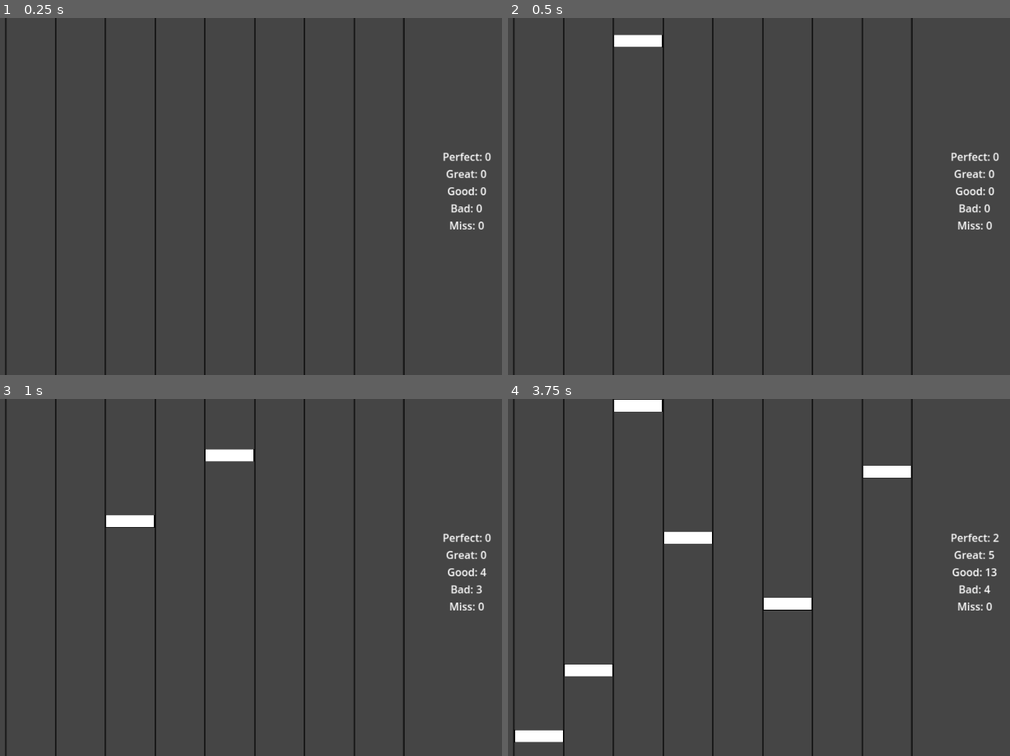
Above: before the commit, frames 1-4 (two rows, left to right).
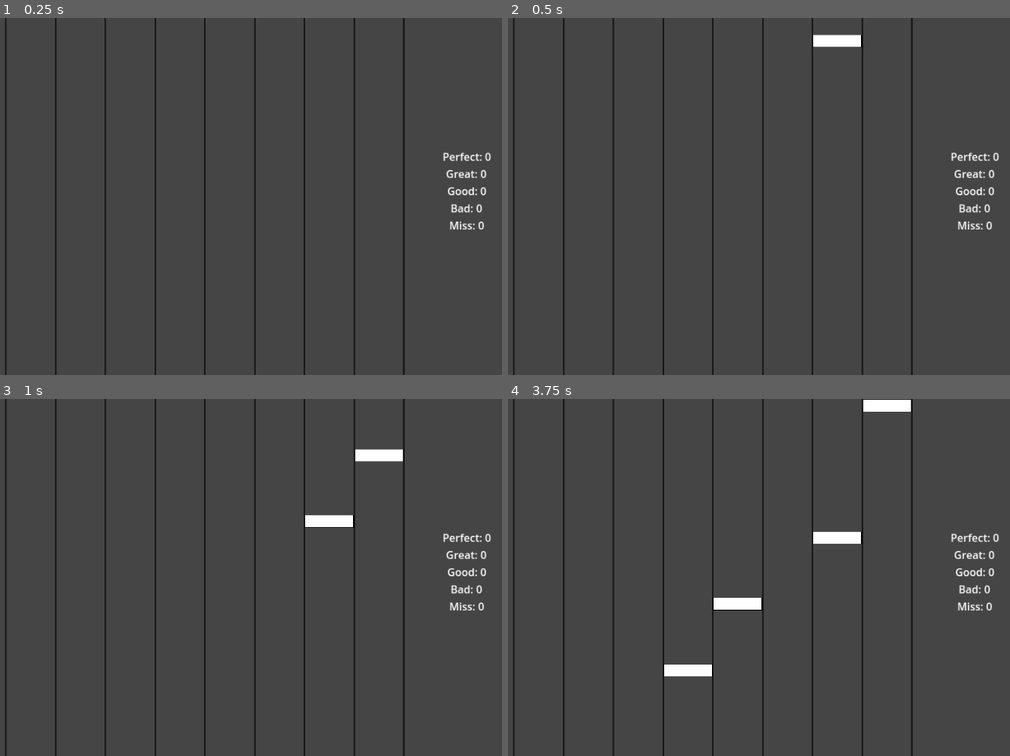
Above: after the commit, the same moments.

Repository: jareeeeeeeeeeeeeee/rhythm-game
Game: Godot game, scene res://node_2d.tscn
The game is run twice, just before and just after one commit, with the same random seed, the same clock (stepped at 60 frames per second) and the same inputs.
Inputs:
- Up to frame 1 (0.25 s): no input
- Up to frame 2 (0.5 s): no input
- Up to frame 3 (1 s): hold D from 0.53 s (still down); hold F from 0.53 s (still down); tap H at 0.8 s
- Up to frame 4 (3.75 s): release D at 1.28 s; release F at 1.28 s; hold S 1.28-2.03 s; tap H at 1.35 s; tap J at 1.55 s; hold J 2.03-2.78 s; hold D 2.03-3.53 s; tap K at 2.3, 2.85 s; tap L at 3.05 s; hold A from 3.53 s (still down); hold L from 3.53 s (still down)

Frame 1 is identical in both runs. In frame 2, 0.7% of the frame differs, in the area x 21-71%, y 4-9%; in frame 3, 1.4%; in frame 4, 3.6%, in the area x 1-98%, y 0-97%.

Commit message:
notes are hittable and print times

Diff:
--- a/label.gd
+++ b/label.gd
@@ -4,15 +4,3 @@
 
 func _process(delta: float):
 	text = "Perfect: " + str(notes["perfect"]) + "\nGreat: " + str(notes["great"]) + "\nGood: " + str(notes["good"]) + "\nBad: " + str(notes["bad"]) + "\nMiss: " + str(notes["miss"])
-
-func _input(ev):
-	if Input.is_key_pressed(KEY_A) and not ev.echo:
-		notes["perfect"] += 1
-	if Input.is_key_pressed(KEY_S) and not ev.echo:
-		notes["great"] += 1
-	if Input.is_key_pressed(KEY_D) and not ev.echo:
-		notes["good"] += 1
-	if Input.is_key_pressed(KEY_F) and not ev.echo:
-		notes["bad"] += 1
-	if Input.is_key_pressed(KEY_G) and not ev.echo:
-		notes["miss"] += 1
--- a/node_2d.gd
+++ b/node_2d.gd
@@ -9,5 +9,38 @@
 	if timer == 0:
 		timer = 20
 		var note = note_preload.instantiate()
+		add_child(note)
 
-		add_child(note)
+func _input(ev):
+	if Input.is_key_pressed(KEY_A) and not ev.echo and get_tree().get_nodes_in_group("0"):
+		var hit_note = get_tree().get_nodes_in_group("0")[0]
+		print(hit_note.position.y)
+		hit_note.queue_free()
+	if Input.is_key_pressed(KEY_S) and not ev.echo and get_tree().get_nodes_in_group("1"):
+		var hit_note = get_tree().get_nodes_in_group("1")[0]
+		print(hit_note.position.y)
+		hit_note.queue_free()
+	if Input.is_key_pressed(KEY_D) and not ev.echo and get_tree().get_nodes_in_group("2"):
+		var hit_note = get_tree().get_nodes_in_group("2")[0]
+		print(hit_note.position.y)
+		hit_note.queue_free()
+	if Input.is_key_pressed(KEY_F) and not ev.echo and get_tree().get_nodes_in_group("3"):
+		var hit_note = get_tree().get_nodes_in_group("3")[0]
+		print(hit_note.position.y)
+		hit_note.queue_free()
+	if Input.is_key_pressed(KEY_H) and not ev.echo and get_tree().get_nodes_in_group("4"):
+		var hit_note = get_tree().get_nodes_in_group("4")[0]
+		print(hit_note.position.y)
+		hit_note.queue_free()
+	if Input.is_key_pressed(KEY_J) and not ev.echo and get_tree().get_nodes_in_group("5"):
+		var hit_note = get_tree().get_nodes_in_group("5")[0]
+		print(hit_note.position.y)
+		hit_note.queue_free()
+	if Input.is_key_pressed(KEY_K) and not ev.echo and get_tree().get_nodes_in_group("6"):
+		var hit_note = get_tree().get_nodes_in_group("6")[0]
+		print(hit_note.position.y)
+		hit_note.queue_free()
+	if Input.is_key_pressed(KEY_L) and not ev.echo and get_tree().get_nodes_in_group("7"):
+		var hit_note = get_tree().get_nodes_in_group("7")[0]
+		print(hit_note.position.y)
+		hit_note.queue_free()
--- a/note.gd
+++ b/note.gd
@@ -2,10 +2,14 @@
 
 @export_range(1,100)
 var speed = 10
+var lane = randi_range(0,7)
 
 func _init():
-	self.position.x = 415 + randi_range(0,7) * 150
+	self.position.x = 415 + lane * 150
 	self.position.y = -30
+	self.add_to_group(str(lane))
 
 func _process(delta: float):
 	self.position.y += speed
+	if self.position.y >= 1100:
+		queue_free()
